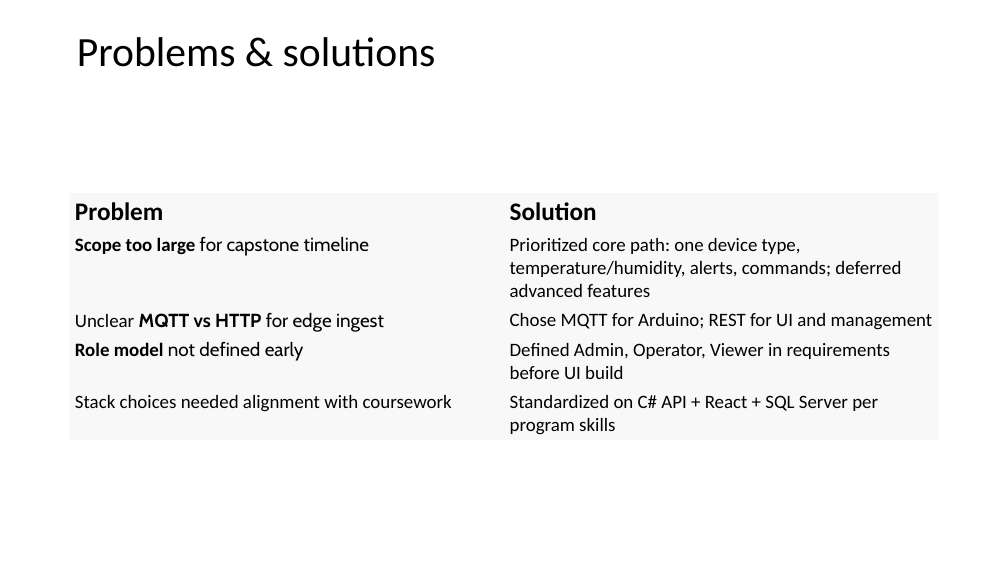
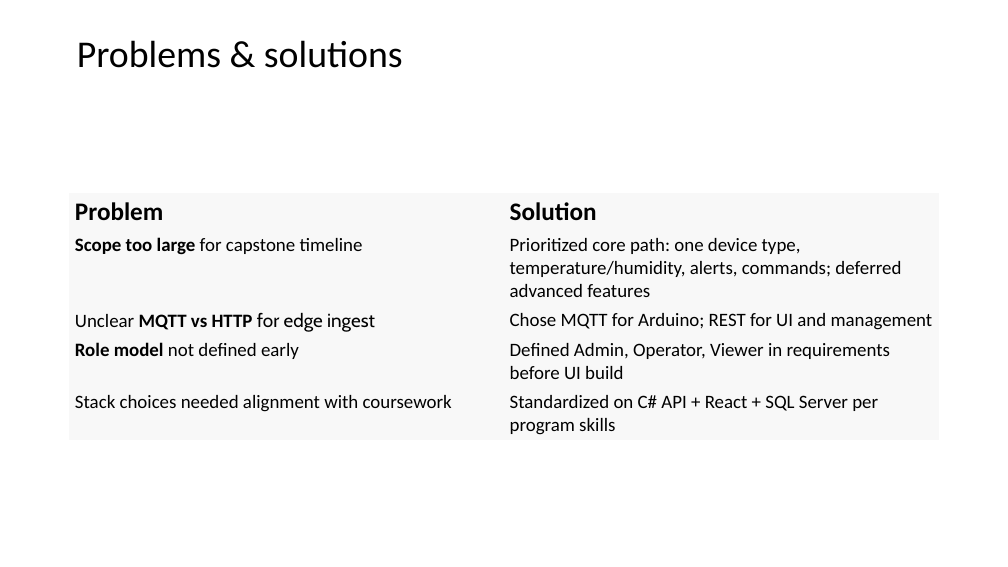
Before and after one commit to TranRTC/capstone_project, a slide deck: slide 5 of Documents/Presentation/Project Update/Project Update 1 (week1 & 2).pptx. Drawn at 1008x567 pixels with LibreOffice and Linux fonts; fonts in the diff are those of the drawing. Boxes give left, top, right and bottom in pixels: in the first picture for what was removed or moved away, otherwise in the second. Text is boxed around its words. In the diff, an @@ line names an element or a change of style, - is before the commit and + after.

```diff
--- a/Documents/Presentation/Project Update/Project Update 1 (week1 & 2).pptx
+++ b/Documents/Presentation/Project Update/Project Update 1 (week1 & 2).pptx
@@ title "Problems & solutions" at bbox=[77, 40, 403, 68]: size 39.6 to 36 pt @@
@@ table at bbox=[70, 194, 939, 460] @@
@@ font Cabin to Calibri in "for capstone timeline", "MQTT vs HTTP", "not defined early" @@
```
Also in this commit, not shown: 4 other slides changed, 6 other files.
